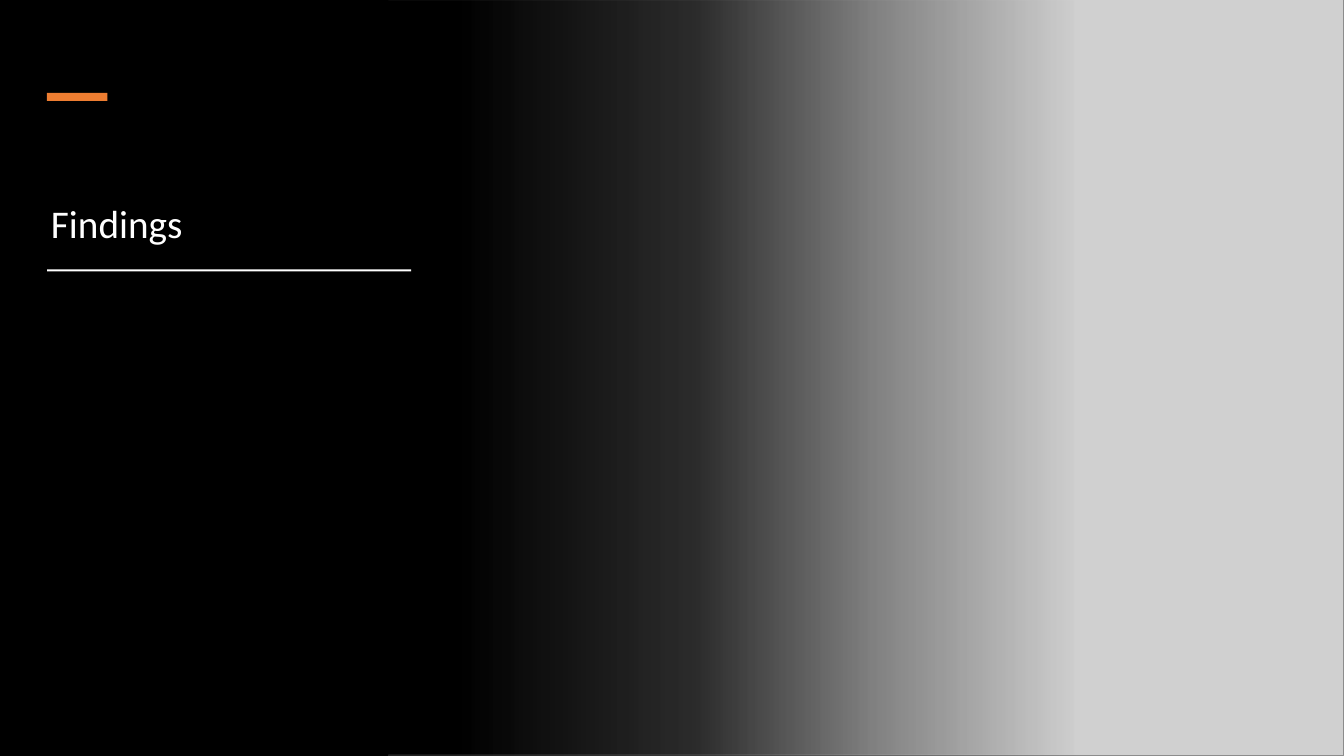
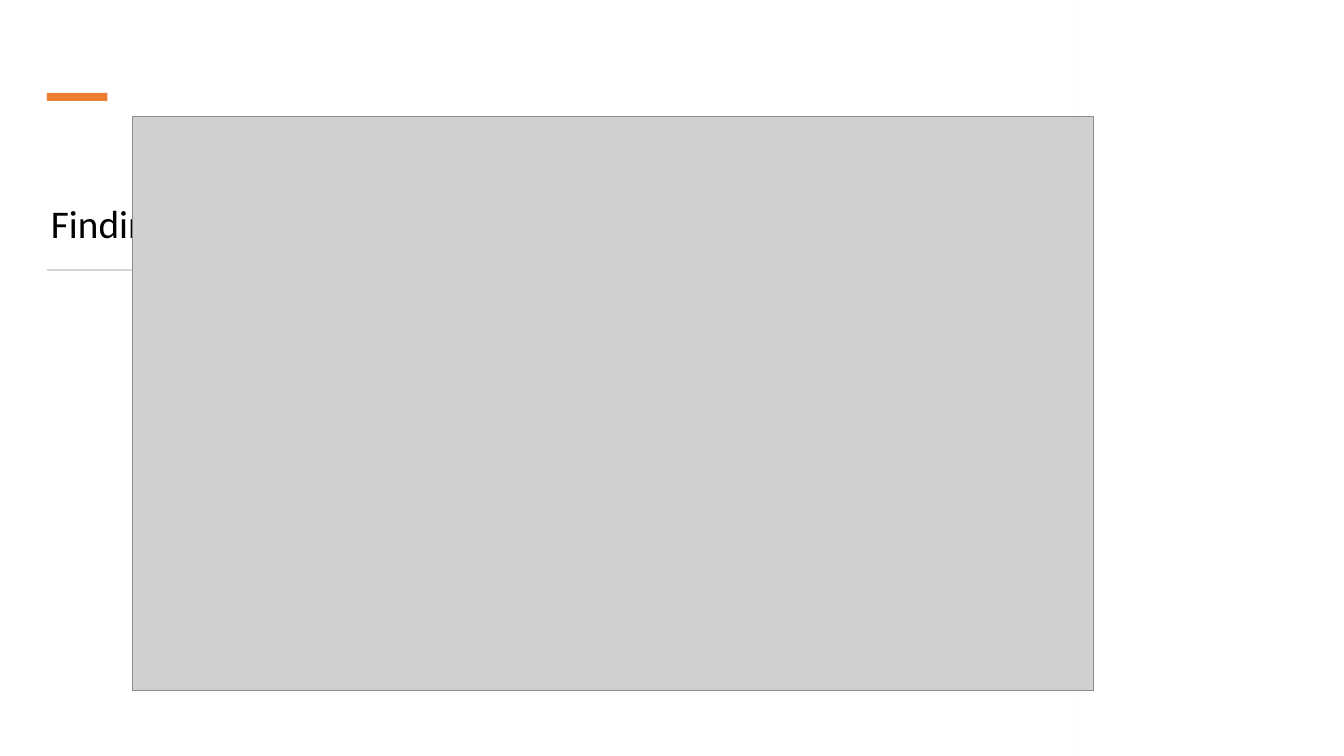
Before and after one commit to Ramyals-web/Heart-Failure---Final-Project, a slide deck: slide 8 of heart.pptx (slide 6 before the commit). Drawn at 1344x756 pixels with LibreOffice and Linux fonts; fonts in the diff are those of the drawing; grey boxes stand for pictures. Boxes give left, top, right and bottom in pixels: in the first picture for what was removed or moved away, otherwise in the second. Text is boxed around its words. In the diff, an @@ line names an element or a change of style, - is before the commit and + after.

Commit message:
ppt

```diff
--- a/heart.pptx
+++ b/heart.pptx
@@ background #000000 to #FFFFFF @@
@@ rectangle at (x1=0, y1=0, x2=1076, y2=756): fill gradient #000000 to gradient #FFFFFF @@
@@ picture removed at (x1=388, y1=0, x2=1344, y2=756) @@
@@ picture added at (x1=132, y1=117, x2=1094, y2=692) @@
@@ title "Findings" at (x1=51, y1=205, x2=182, y2=248): text colour #FFFFFF to #000000 @@
@@ rectangle at (x1=47, y1=269, x2=411, y2=270): fill #FFFFFF to #D5D5D5; outline none to #D5D5D5 0.25 pt @@
```
Also in this commit, not shown: 3 other slides changed, 4 slides added, 1 slide removed, 4 other files.
